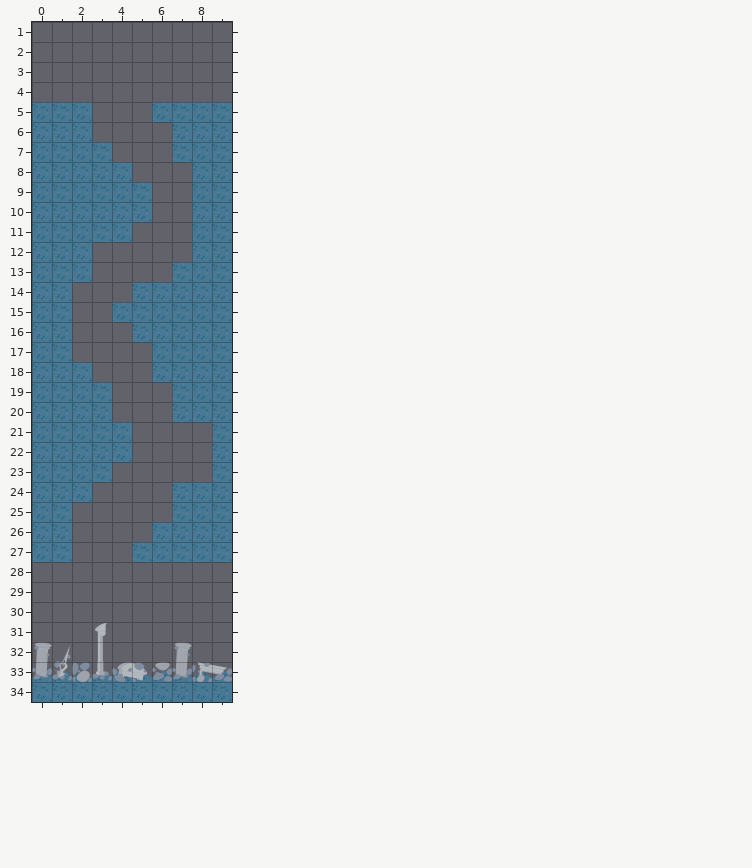
Level history. Tiled map (JSON): Dive/assets/levels/level_7.json. The first picture shows the starting point.
Cells are 382x382 px. Shown: x 0..9, y 1..34. Not drawn, because the pictures are missing: unchanged layer "obj_layer".
New version:
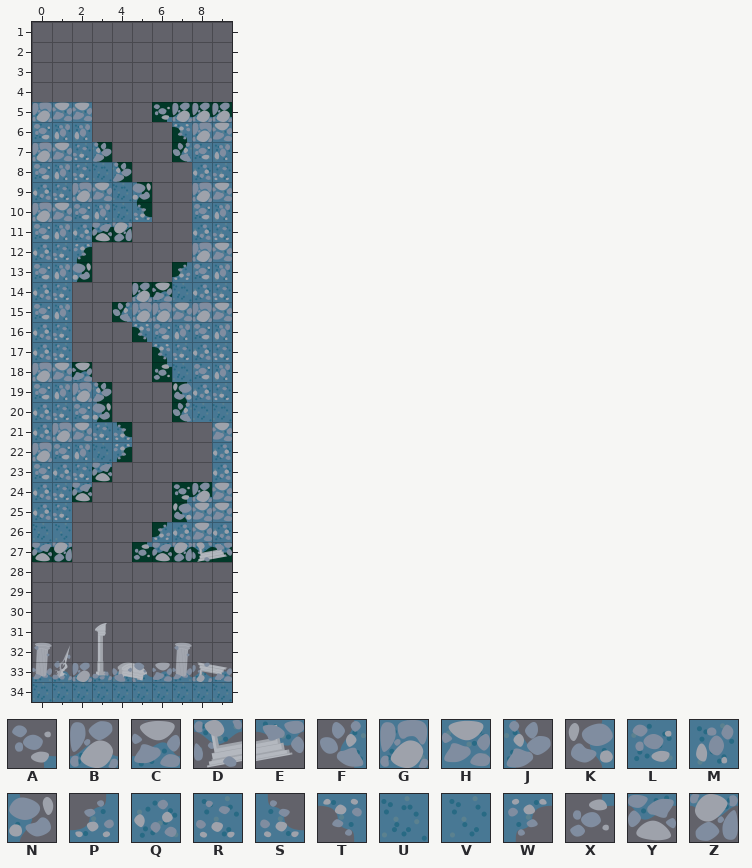
Key: from "Tileset": A 11, B 12, C 13, D 16, E 17, F 21, G 22, H 23, J 24, K 31, L 32, M 33, N 34, P 41, Q 42, R 43, S 44, T 51, U 52, V 53, W 54, X 61, Y 62, Z 63.
_ is an empty cell.
From old to new:
Layer "render_layer":
y 5: x 0..2 UUU -> GHH; x 6..9 UUUU -> ABBB
y 6: x 0..2 UUU -> LMM; x 7..9 UUU -> TGH
y 7: x 0..3 UUUU -> GHRJ; x 7..9 UUU -> FLM
y 8: x 0..2 UUU -> LMR; x 4 U -> J; x 8..9 UU -> QR
y 9: x 0..3 UUUU -> QRGH; x 5 U -> N; x 8..9 UU -> GH
y 10: x 0..3 UUUU -> GHLM; x 5 U -> S; x 8..9 UU -> LM
y 11: x 0..4 UUUUU -> LMQYZ; x 8..9 UU -> QR
y 12: x 0..2 UUU -> QRW; x 8..9 UU -> GH
y 13: x 0..2 UUU -> LMN; x 7..9 UUU -> PLM
y 14: x 0..1 UU -> QR; x 5..6 UU -> BC; x 8..9 UU -> QR
y 15: x 0..1 UU -> LM; x 4..9 UUUUUU -> FGGHGH
y 16: x 0..1 UU -> QR; x 5..9 UUUUU -> TLMLM
y 17: x 0..1 UU -> QR; x 6..9 UUUU -> TRQR
y 18: x 0..2 UUU -> GHC; x 6 U -> X; x 8..9 UU -> LM
y 19: x 0..3 UUUU -> LMGJ; x 7..9 UUU -> KQR
y 20: x 0..3 UUUU -> QRLN; x 7 U -> F
y 21: x 0..4 UUUUU -> QGHRS; x 9 U -> H
y 22: x 0..2 UUU -> GLM; x 4 U -> W; x 9 U -> Q
y 23: x 0..3 UUUU -> LQRY; x 9 U -> Q
y 24: x 0..2 UUU -> QRY; x 7..9 UUU -> ABH
y 25: x 0..1 UU -> QR; x 7..9 UUU -> KHH
y 26: x 1 U -> V; x 6..9 UUUU -> PQHQ
y 27: x 0..1 UU -> YZ; x 5..9 UUUUU -> XYZDE
Where, in picture pixels (left, top, right, bottom), the same in both pictures:
changed: (32, 102, 232, 562)
